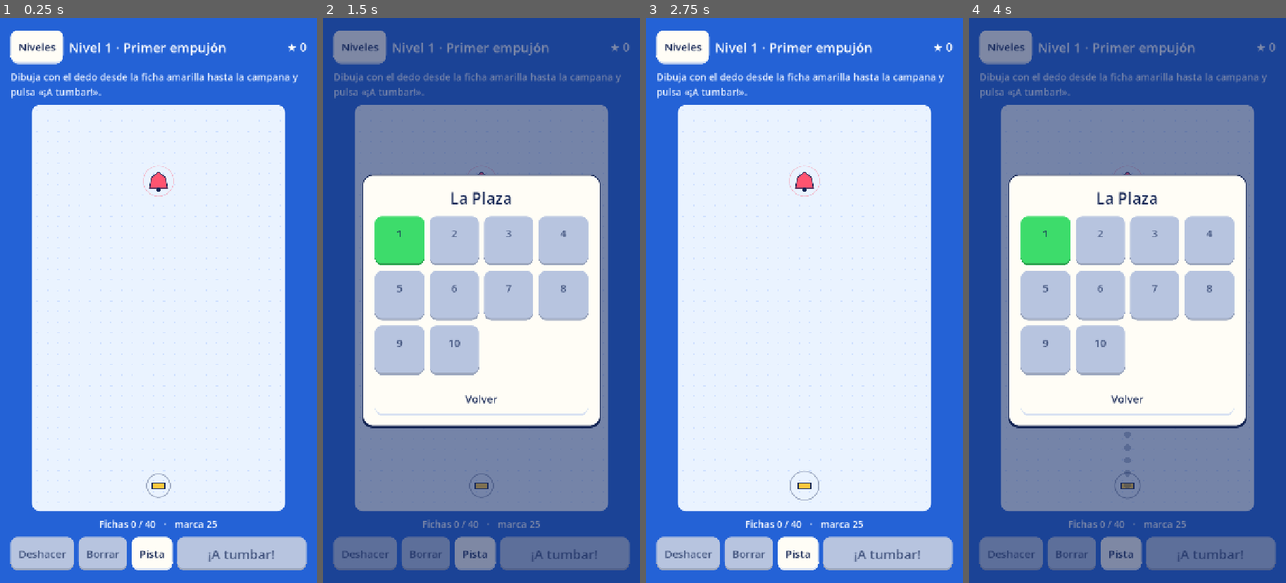
Above: before the commit, frames 1-4 (left to right).
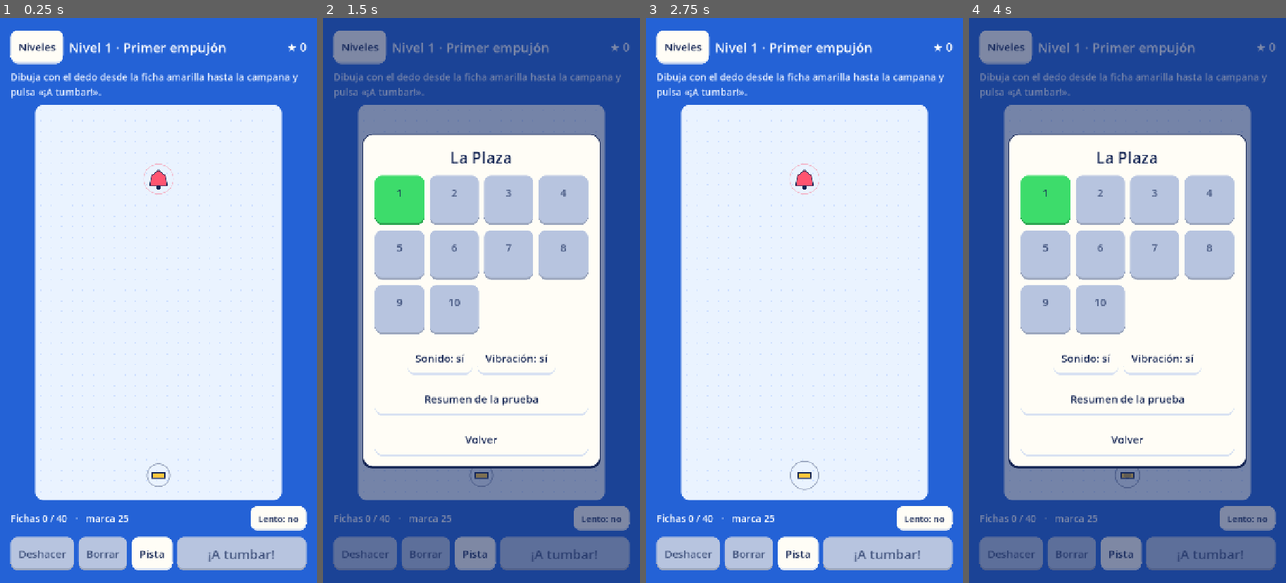
Above: after the commit, the same moments.

Repository: ohganon/cadencia
Game: Godot game, scene res://escenas/partida/partida.tscn
Two runs of this game, one before a commit and one after it. Both use one fixed random seed, a clock stepped at 60 frames per second and the inputs below.
Inputs (mouse positions are in pixels of both pictures, inside the frame that each line leads up to):
- Up to frame 1 (0.25 s): no input
- Up to frame 2 (1.5 s): click "Niveles" at 0.5 s; click (601, 520) at 1.25 s, where only the run after the commit has a clickable "Lento: no"
- Up to frame 3 (2.75 s): click "1" at 2 s
- Up to frame 4 (4 s): click "Pista" at 2.75 s; click "Niveles" at 3.5 s

The runs differ from the first frame. In frame 1, 6.5% of the frame differs, in the area x 3-97%, y 15-91%; in frame 2, 29%; in frame 3, 6.6%; in frame 4, 29%.

Commit message:
Fase 8: sonido propio, cámara lenta, registro local y protocolo de la puerta 0
- Sonidos generados por síntesis (obra propia, sin licencias de terceros):
  ficha, campana, superado y fallo; generador determinista en
  prototipos/sonido/.
- Eventos por tic en el tablero: clic por ficha, campana al sonar (doble y
  numeradas con su tono) y vibración en el móvil.
- Cámara lenta, destacada tras 5 fallos seguidos (P-05); ajustes de sonido
  y vibración guardados.
- Registro local de intentos sin datos personales y resumen en pantalla
  para quien dirige la prueba; número dentro de las campanas numeradas;
  mensaje al terminar los 10 niveles.
- Protocolo de la prueba de la puerta 0 (docs/fase8/PRUEBA_PUERTA_0.md).
- 86 pruebas sin pantalla.

Co-Authored-By: Claude Opus 5.5 <noreply@anthropic.com>

Diff:
--- a/godot/escenas/partida/partida.gd
+++ b/godot/escenas/partida/partida.gd
@@ -11,6 +11,7 @@
 
 const Partida = preload("res://nucleo/partida.gd")
 const Progreso = preload("res://nucleo/progreso.gd")
+const Registro = preload("res://nucleo/registro.gd")
 const Tablero = preload("res://escenas/partida/tablero.gd")
 
 const AZUL := Color("#2462d6")
@@ -64,7 +65,15 @@
 var boton_siguiente: Button
 var lista_niveles: PanelContainer
 var rejilla: GridContainer
+var boton_lento: Button
+var boton_sonido: Button
+var boton_vibracion: Button
+var resumen_prueba: Label
+var registro = null
 var _pista_paso := 0
+var _fallos_nivel := 0          # fallos seguidos en este nivel (a los 5 se destaca la cámara lenta)
+var _abierto_en := 0            # ms en que se abrió el nivel
+var _sonidos := {}              # nombre -> AudioStreamPlayer
 
 
 func _ready() -> void:
@@ -75,6 +84,7 @@
 	for a in OS.get_cmdline_user_args():
 		demo = demo or a.begins_with("--demo")
 	progreso = Progreso.new("user://demo_progreso.json" if demo else Progreso.RUTA)
+	registro = Registro.new("user://demo_registro.jsonl" if demo else Registro.RUTA)
 	_construir()
 	var primero := 0
 	for n in niveles:
@@ -93,6 +103,10 @@
 	partida = Partida.new(n["nivel"])
 	tablero.preparar(partida)
 	_pista_paso = 0
+	_fallos_nivel = 0
+	_abierto_en = Time.get_ticks_msec()
+	_resaltar(boton_lento, false)
+	registro.anotar("nivel", {"nivel": int(n["id"])})
 	titulo.text = "Nivel %d · %s" % [n["id"], n["titulo"]]
 	ayuda.text = n["ayuda"]
 	_cerrar_ventanas()
@@ -120,6 +134,16 @@
 	var r: Dictionary = tablero.resultado()
 	var n: Dictionary = niveles[indice]
 	var e: int = Partida.estrellas(r, int(n["nivel"]["m"]))
+	registro.anotar("intento", {"nivel": int(n["id"]), "exito": bool(r["exito"]), "fichas": int(r["fichas_usadas"]),
+		"estrellas": e, "segundos": int((Time.get_ticks_msec() - _abierto_en) / 1000), "pistas": _pista_paso,
+		"lento": tablero.velocidad < 1.0, "motivo": _motivo(r)})
+	_sonar("superado" if e > 0 else "fallo")
+	if e > 0:
+		_fallos_nivel = 0
+	else:
+		_fallos_nivel += 1
+		# Tras 5 fallos se destaca la cámara lenta, sin cambiar el nivel (P-05)
+		_resaltar(boton_lento, _fallos_nivel >= 5 and tablero.velocidad == 1.0)
 	if e > 0:
 		progreso.registrar(int(n["id"]), e)
 		ventana_titulo.text = "¡Nivel superado!"
@@ -129,6 +153,9 @@
 			linea += "Sin pasarte de la marca (%d)." % int(n["nivel"]["m"])
 		else:
 			linea += "La marca es %d: inténtalo con menos para la segunda estrella." % int(n["nivel"]["m"])
+		if indice == niveles.size() - 1:
+			linea += "
+Has terminado los niveles de esta prueba. ¡Gracias por jugar!"
 		ventana_texto.text = linea
 		boton_siguiente.visible = indice < niveles.size() - 1
 		boton_siguiente.text = "Siguiente"
@@ -153,6 +180,15 @@
 	_actualizar()
 
 
+func _motivo(r: Dictionary) -> String:
+	var parada = r.get("parada")
+	if parada != null:
+		return str(parada["motivo"])
+	for k in r["motivos"]:
+		return "orden" if k == "orden" else str(r["motivos"][k])
+	return ""
+
+
 func _explicacion(r: Dictionary) -> String:
 	var parada = r.get("parada")
 	if parada != null and EXPLICACIONES.has(parada["motivo"]) and r["motivos"].size() > 0:
@@ -192,6 +228,82 @@
 	tablero.pista = sol[_pista_paso % sol.size()]["puntos"]
 	_pista_paso += 1
 	tablero.queue_redraw()
+
+
+func _al_lento() -> void:
+	tablero.velocidad = 0.5 if tablero.velocidad == 1.0 else 1.0
+	boton_lento.text = "Lento: sí" if tablero.velocidad < 1.0 else "Lento: no"
+	_resaltar(boton_lento, false)
+
+
+func _al_sonido() -> void:
+	progreso.ajustar("sonido", not progreso.ajustes["sonido"])
+	_textos_ajustes()
+
+
+func _al_vibracion() -> void:
+	progreso.ajustar("vibracion", not progreso.ajustes["vibracion"])
+	_textos_ajustes()
+
+
+func _textos_ajustes() -> void:
+	boton_sonido.text = "Sonido: " + ("sí" if progreso.ajustes["sonido"] else "no")
+	boton_vibracion.text = "Vibración: " + ("sí" if progreso.ajustes["vibracion"] else "no")
+
+
+## Para quien dirige la prueba: intentos por nivel, leídos del registro local.
+func _al_resumen() -> void:
+	var s: Dictionary = registro.resumen()
+	var lineas := ["Nivel · intentos · hasta superarlo · pistas"]
+	for n in niveles:
+		var k := str(int(n["id"]))
+		if s.has(k):
+			var r: Dictionary = s[k]
+			lineas.append("%s · %d · %s · %d" % [k, r["intentos"], str(r["intentos_hasta_superar"]) if r["superado"] else "sin superar", r["pistas"]])
+	if lineas.size() == 1:
+		lineas.append("Aún no hay partidas registradas.")
+	resumen_prueba.text = "
+".join(lineas)
+	resumen_prueba.visible = not resumen_prueba.visible
+
+
+func _al_caer(cuantas: int) -> void:
+	# Como mucho dos clics por tic, con un poco de variación para que no suene a metralleta
+	for k in mini(cuantas, 2):
+		_sonar("ficha", randf_range(0.9, 1.1), -4.0 if k > 0 else 0.0)
+
+
+func _al_sonar_campana(c: Array) -> void:
+	var tipo: String = c[2]
+	if tipo == "doble":
+		_sonar("campana", 1.0)
+		_sonar("campana", 1.335)          # una cuarta por encima: dos golpes a la vez
+	elif tipo == "numerada":
+		_sonar("campana", 1.0 + 0.125 * (int(c[3]) - 1))
+	else:
+		_sonar("campana", 1.0)
+	if progreso.ajustes["vibracion"] and OS.has_feature("mobile"):
+		Input.vibrate_handheld(35)
+
+
+func _sonar(nombre: String, tono := 1.0, volumen_db := 0.0) -> void:
+	var r: AudioStreamPlayer = _sonidos.get(nombre)
+	if r == null or r.stream == null or not progreso.ajustes["sonido"]:
+		return
+	r.pitch_scale = tono
+	r.volume_db = volumen_db
+	r.play()
+
+
+func _resaltar(b: Button, si: bool) -> void:
+	if b == null:
+		return
+	var s: StyleBoxFlat = b.get_theme_stylebox("normal").duplicate()
+	s.border_color = TINTA if si else LABIO_MARFIL
+	s.border_width_left = 3 if si else 0
+	s.border_width_right = 3 if si else 0
+	s.border_width_top = 3 if si else 0
+	b.add_theme_stylebox_override("normal", s)
 
 
 func _abrir_lista() -> void:
@@ -209,6 +321,7 @@
 		b.disabled = not abierto
 		b.pressed.connect(cargar.bind(i))
 		rejilla.add_child(b)
+	_textos_ajustes()
 	velo.visible = true
 	lista_niveles.visible = true
 
@@ -261,11 +374,27 @@
 	tablero.mouse_filter = Control.MOUSE_FILTER_STOP
 	tablero.cambio.connect(_actualizar)
 	tablero.caida_terminada.connect(_al_terminar_caida)
+	tablero.cae.connect(_al_caer)
+	tablero.suena.connect(_al_sonar_campana)
+	for nombre in ["ficha", "campana", "superado", "fallo"]:
+		var r := AudioStreamPlayer.new()
+		r.stream = load("res://sonidos/%s.wav" % nombre)
+		r.max_polyphony = 6 if nombre == "ficha" else 3
+		add_child(r)
+		_sonidos[nombre] = r
 	columna.add_child(tablero)
 
+	var fila := HBoxContainer.new()
+	fila.add_theme_constant_override("separation", 10)
+	columna.add_child(fila)
 	contador = _etiqueta(22, Color.WHITE)
-	contador.horizontal_alignment = HORIZONTAL_ALIGNMENT_CENTER
-	columna.add_child(contador)
+	contador.size_flags_horizontal = Control.SIZE_EXPAND_FILL
+	fila.add_child(contador)
+	boton_lento = _boton("Lento: no", false)
+	boton_lento.custom_minimum_size = Vector2(0, 56)
+	boton_lento.add_theme_font_size_override("font_size", 20)
+	boton_lento.pressed.connect(_al_lento)
+	fila.add_child(boton_lento)
 
 	var abajo := HBoxContainer.new()
 	abajo.add_theme_constant_override("separation", 10)
@@ -325,6 +454,22 @@
 	rejilla.add_theme_constant_override("h_separation", 12)
 	rejilla.add_theme_constant_override("v_separation", 12)
 	caja_lista.add_child(rejilla)
+	var ajustes := HBoxContainer.new()
+	ajustes.add_theme_constant_override("separation", 12)
+	ajustes.alignment = BoxContainer.ALIGNMENT_CENTER
+	boton_sonido = _boton("Sonido: sí", false)
+	boton_sonido.pressed.connect(_al_sonido)
+	boton_vibracion = _boton("Vibración: sí", false)
+	boton_vibracion.pressed.connect(_al_vibracion)
+	ajustes.add_child(boton_sonido)
+	ajustes.add_child(boton_vibracion)
+	caja_lista.add_child(ajustes)
+	var b_resumen := _boton("Resumen de la prueba", false)
+	b_resumen.pressed.connect(_al_resumen)
+	caja_lista.add_child(b_resumen)
+	resumen_prueba = _etiqueta(20, TINTA_SUAVE)
+	resumen_prueba.visible = false
+	caja_lista.add_child(resumen_prueba)
 	var cerrar := _boton("Volver", false)
 	cerrar.pressed.connect(_cerrar_ventanas)
 	caja_lista.add_child(cerrar)
@@ -425,7 +570,7 @@
 	await get_tree().create_timer(0.6).timeout
 	await _capturar(prefijo + "_4_resultado.png")
 	print("DEMO resultado: ", JSON.stringify(tablero.resultado()))
-	for r in ["user://demo_progreso.json", "user://demo_progreso.anterior.json"]:
+	for r in ["user://demo_progreso.json", "user://demo_progreso.anterior.json", "user://demo_registro.jsonl"]:
 		if FileAccess.file_exists(r):
 			DirAccess.remove_absolute(ProjectSettings.globalize_path(r))
 	get_tree().quit()
--- a/godot/escenas/partida/tablero.gd
+++ b/godot/escenas/partida/tablero.gd
@@ -6,6 +6,8 @@
 
 signal cambio                 # el dibujo ha cambiado (fichas usadas, botones)
 signal caida_terminada        # ha terminado la animación de la caída
+signal cae(cuantas: int)      # en este tic caen `cuantas` fichas (para el sonido)
+signal suena(campana: Array)  # una campana acaba de sonar: [id, pos, tipo, numero]
 
 const Sim = preload("res://nucleo/simulacion.gd")
 
@@ -27,7 +29,10 @@
 var partida = null            # nucleo/partida.gd
 var modo := Modo.EDITAR
 var pista: Array = []         # puntos del tramo de la pista (fantasma), o vacío
+var velocidad := 1.0           # 0,5 = cámara lenta
 var _detalle := {}
+var _eventos := {}             # tic -> {"fichas": n, "campanas": [...]}
+var _tic_avisado := -1
 var _tiempo := 0.0
 var _ultimo_tic := 0
 var _k := 1.0                 # píxeles por unidad lógica
@@ -51,6 +56,19 @@
 		var caidas: Array = _detalle["caidas"]
 		if i < caidas.size() and caidas[i] >= 0:
 			_ultimo_tic = maxi(_ultimo_tic, _detalle["tics"][i][caidas[i]])
+	_eventos = {}
+	for i in _detalle["tics"].size():
+		var caidas: Array = _detalle["caidas"]
+		if i >= caidas.size():
+			continue
+		for j in range(0, caidas[i] + 1):
+			var tic_j: int = _detalle["tics"][i][j]
+			_eventos.get_or_add(tic_j, {"fichas": 0, "campanas": []})["fichas"] += 1
+	var sonaron: Dictionary = _detalle["resultado"]["campanas"]
+	for c in partida.nivel["c"]:
+		if sonaron.get(c[0]) != null:
+			_eventos.get_or_add(int(sonaron[c[0]]), {"fichas": 0, "campanas": []})["campanas"].append(c)
+	_tic_avisado = -1
 	modo = Modo.CAYENDO
 	pista = []
 	set_process(true)
@@ -70,7 +88,16 @@
 
 
 func _process(delta: float) -> void:
-	_tiempo += delta
+	_tiempo += delta * velocidad
+	if modo == Modo.CAYENDO:
+		var tic := _tic_actual()
+		while _tic_avisado < tic:
+			_tic_avisado += 1
+			var e: Dictionary = _eventos.get(_tic_avisado, {})
+			if e.get("fichas", 0) > 0:
+				cae.emit(e["fichas"])
+			for c in e.get("campanas", []):
+				suena.emit(c)
 	if modo == Modo.CAYENDO and _tic_actual() > _ultimo_tic + 1 and _tiempo > (_ultimo_tic + 1) * DURACION_TIC + PAUSA_FINAL:
 		modo = Modo.RESULTADO
 		caida_terminada.emit()
@@ -267,11 +294,14 @@
 		draw_circle(cc + Vector2(0, r * 0.95), r * 0.22, TINTA)
 	draw_arc(centro, Sim.RADIO_CAMPANA * _k, 0, TAU, 40, Color(CORAL, 0.35), maxf(1.0, 0.25 * _k), true)
 	if tipo == "numerada":
+		# El número va dentro de la campana, en blanco, para que ninguna ficha lo tape
 		var fuente := get_theme_default_font()
-		var tam := int(3.6 * _k)
+		var tam := int(3.4 * _k)
 		var texto := str(int(c[3]))
-		var ancho := fuente.get_string_size(texto, HORIZONTAL_ALIGNMENT_LEFT, -1, tam).x
-		draw_string(fuente, centro + Vector2(-ancho / 2, -r - 0.8 * _k), texto, HORIZONTAL_ALIGNMENT_LEFT, -1, tam, TINTA)
+		var medida := fuente.get_string_size(texto, HORIZONTAL_ALIGNMENT_LEFT, -1, tam)
+		var base := centro + Vector2(-medida.x / 2, fuente.get_ascent(tam) / 2 - 0.1 * _k)
+		draw_string_outline(fuente, base, texto, HORIZONTAL_ALIGNMENT_LEFT, -1, tam, maxi(2, int(0.5 * _k)), TINTA)
+		draw_string(fuente, base, texto, HORIZONTAL_ALIGNMENT_LEFT, -1, tam, Color.WHITE)
 
 
 func _puerta(p: Array) -> void:
--- a/godot/nucleo/progreso.gd
+++ b/godot/nucleo/progreso.gd
@@ -8,6 +8,7 @@
 const VERSION := 1
 
 var estrellas := {}     # id de nivel (String) -> 0..3
+var ajustes := {"sonido": true, "vibracion": true}
 var ruta := RUTA
 
 
@@ -18,6 +19,7 @@
 
 func cargar() -> void:
 	estrellas = {}
+	ajustes = {"sonido": true, "vibracion": true}
 	if not FileAccess.file_exists(ruta):
 		return
 	var json := JSON.new()
@@ -26,6 +28,11 @@
 	var datos = json.data
 	if typeof(datos) != TYPE_DICTIONARY or int(datos.get("version", 0)) != VERSION:
 		return
+	var a = datos.get("ajustes", {})
+	if typeof(a) == TYPE_DICTIONARY:
+		for k in ajustes:
+			if typeof(a.get(k)) == TYPE_BOOL:
+				ajustes[k] = a[k]
 	var e = datos.get("estrellas", {})
 	if typeof(e) == TYPE_DICTIONARY:
 		for k in e:
@@ -39,7 +46,7 @@
 	if f == null:
 		push_warning("No se pudo guardar el progreso en %s" % ruta)
 		return
-	f.store_string(JSON.stringify({"version": VERSION, "estrellas": estrellas}, " "))
+	f.store_string(JSON.stringify({"version": VERSION, "estrellas": estrellas, "ajustes": ajustes}, " "))
 
 
 ## Guarda las estrellas de un nivel solo si mejoran las que ya tenía.
@@ -48,6 +55,11 @@
 	if n > int(estrellas.get(k, 0)):
 		estrellas[k] = n
 		guardar()
+
+
+func ajustar(clave: String, valor: bool) -> void:
+	ajustes[clave] = valor
+	guardar()
 
 
 func de(id: int) -> int:
--- /dev/null
+++ b/godot/nucleo/registro.gd
@@ -0,0 +1,66 @@
+## Registro local de partidas para las pruebas con personas (puerta 0 del lanzamiento).
+##
+## Guarda una línea JSON por evento en el propio teléfono (user://registro_pruebas.jsonl).
+## **No sale del dispositivo y no contiene datos personales**: ni nombre, ni identificadores, ni
+## ubicación. Solo nivel, resultado, fichas, tiempo y ayudas usadas. Sirve para ver dónde se atasca
+## la gente; en la Fase 9 lo sustituirá la analítica, con su consentimiento.
+extends RefCounted
+
+const RUTA := "user://registro_pruebas.jsonl"
+const TAMANO_MAXIMO := 2 * 1024 * 1024     # 2 MB: a partir de ahí deja de escribir
+
+var ruta := RUTA
+
+
+func _init(ruta_archivo: String = RUTA) -> void:
+	ruta = ruta_archivo
+
+
+func anotar(evento: String, datos: Dictionary = {}) -> void:
+	var linea := datos.duplicate()
+	linea["evento"] = evento
+	linea["t"] = int(Time.get_unix_time_from_system())
+	var f: FileAccess
+	if FileAccess.file_exists(ruta):
+		f = FileAccess.open(ruta, FileAccess.READ_WRITE)
+		if f == null or f.get_length() > TAMANO_MAXIMO:
+			return
+		f.seek_end()
+	else:
+		f = FileAccess.open(ruta, FileAccess.WRITE)
+		if f == null:
+			return
+	f.store_line(JSON.stringify(linea))
+
+
+## Todas las líneas registradas (para revisar una sesión de prueba).
+func leer() -> Array:
+	var r := []
+	if not FileAccess.file_exists(ruta):
+		return r
+	var f := FileAccess.open(ruta, FileAccess.READ)
+	while not f.eof_reached():
+		var linea := f.get_line()
+		if linea.strip_edges() == "":
+			continue
+		var json := JSON.new()
+		if json.parse(linea) == OK:
+			r.append(json.data)
+	return r
+
+
+## Resumen por nivel: intentos, superado, intentos hasta superarlo y pistas.
+func resumen() -> Dictionary:
+	var por_nivel := {}
+	for e in leer():
+		if e.get("evento") != "intento":
+			continue
+		var k := str(int(e.get("nivel", 0)))
+		var r: Dictionary = por_nivel.get_or_add(k, {"intentos": 0, "superado": false, "intentos_hasta_superar": 0, "pistas": 0})
+		r["intentos"] += 1
+		r["pistas"] = maxi(r["pistas"], int(e.get("pistas", 0)))
+		if not r["superado"]:
+			r["intentos_hasta_superar"] += 1
+			if e.get("exito", false):
+				r["superado"] = true
+	return por_nivel
--- a/godot/project.godot
+++ b/godot/project.godot
@@ -12,8 +12,8 @@
 
 config/name="Dingfall"
 config/description="Puzle de dominó: dibuja la cadena y haz sonar las campanas."
+run/main_scene="res://escenas/partida/partida.tscn"
 config/features=PackedStringArray("4.7", "Mobile")
-run/main_scene="res://escenas/partida/partida.tscn"
 
 [display]
 
--- a/godot/pruebas/ejecutar_pruebas.gd
+++ b/godot/pruebas/ejecutar_pruebas.gd
@@ -12,7 +12,7 @@
 ## Es un ejecutor mínimo sin dependencias. GUT se añadirá cuando haga falta probar escenas.
 extends SceneTree
 
-const SCRIPTS := ["res://nucleo/simulacion.gd", "res://nucleo/partida.gd", "res://nucleo/progreso.gd",
+const SCRIPTS := ["res://nucleo/simulacion.gd", "res://nucleo/partida.gd", "res://nucleo/progreso.gd", "res://nucleo/registro.gd",
 	"res://escenas/partida/tablero.gd", "res://escenas/partida/partida.gd"]
 
 var fallos := 0
@@ -34,6 +34,8 @@
 	casos_compartidos(sim)
 	pruebas_partida(partida)
 	pruebas_progreso(progreso)
+	pruebas_registro(load("res://nucleo/registro.gd"))
+	pruebas_sonidos()
 	terminar()
 
 
@@ -142,9 +144,41 @@
 	f.close()
 	var c = Progreso.new(ruta)
 	comprobar(c.total() == 0, "un archivo dañado no rompe el juego")
+	c.ajustar("sonido", false)
+	var d = Progreso.new(ruta)
+	comprobar(d.ajustes["sonido"] == false and d.ajustes["vibracion"] == true, "los ajustes de sonido y vibración se guardan")
 	for r in [ruta, "user://prueba_progreso.anterior.json"]:
 		if FileAccess.file_exists(r):
 			DirAccess.remove_absolute(ProjectSettings.globalize_path(r))
+
+
+func pruebas_registro(Registro: GDScript) -> void:
+	var ruta := "user://prueba_registro.jsonl"
+	if FileAccess.file_exists(ruta):
+		DirAccess.remove_absolute(ProjectSettings.globalize_path(ruta))
+	var r = Registro.new(ruta)
+	r.anotar("nivel", {"nivel": 3})
+	r.anotar("intento", {"nivel": 3, "exito": false, "pistas": 0})
+	r.anotar("intento", {"nivel": 3, "exito": false, "pistas": 1})
+	r.anotar("intento", {"nivel": 3, "exito": true, "pistas": 1})
+	r.anotar("intento", {"nivel": 3, "exito": true, "pistas": 1})
+	var lineas: Array = r.leer()
+	comprobar(lineas.size() == 5 and lineas[0]["evento"] == "nivel", "el registro guarda una línea por evento")
+	var s: Dictionary = r.resumen()
+	comprobar(s.has("3") and s["3"]["intentos"] == 4 and s["3"]["intentos_hasta_superar"] == 3 and s["3"]["superado"] and s["3"]["pistas"] == 1,
+		"el resumen cuenta intentos hasta superar y pistas", JSON.stringify(s))
+	var claves := {}
+	for l in lineas:
+		for k in l:
+			claves[k] = true
+	comprobar(claves.keys().all(func(k): return k in ["evento", "t", "nivel", "exito", "pistas"]), "el registro no guarda nada más que lo previsto")
+	DirAccess.remove_absolute(ProjectSettings.globalize_path(ruta))
+
+
+func pruebas_sonidos() -> void:
+	for nombre in ["ficha", "campana", "superado", "fallo"]:
+		var s = load("res://sonidos/%s.wav" % nombre)
+		comprobar(s is AudioStreamWAV and s.get_length() > 0.0, "sonido %s cargado (%.2f s)" % [nombre, s.get_length() if s else 0.0])
 
 
 ## Igualdad profunda. JSON convierte todos los números en float, así que 3 y 3.0 son iguales.
Not shown, added: godot/escenas/partida/partida.gd.uid
Not shown, added: godot/escenas/partida/tablero.gd.uid
Not shown, added: godot/nucleo/partida.gd.uid
Not shown, added: godot/nucleo/progreso.gd.uid
Not shown, added: godot/nucleo/registro.gd.uid
Not shown, changed: docs/00_DOCUMENTO_MAESTRO.md
Not shown, changed: docs/fase8/ARQUITECTURA_BORRADOR.md
Not shown, added: docs/fase8/PRUEBA_PUERTA_0.md
Not shown, changed: docs/legal/REGISTRO_ASSETS.md
Not shown, added: godot/sonidos/campana.wav
Not shown, added: godot/sonidos/fallo.wav
Not shown, added: godot/sonidos/ficha.wav
(and 1 more such lines)
